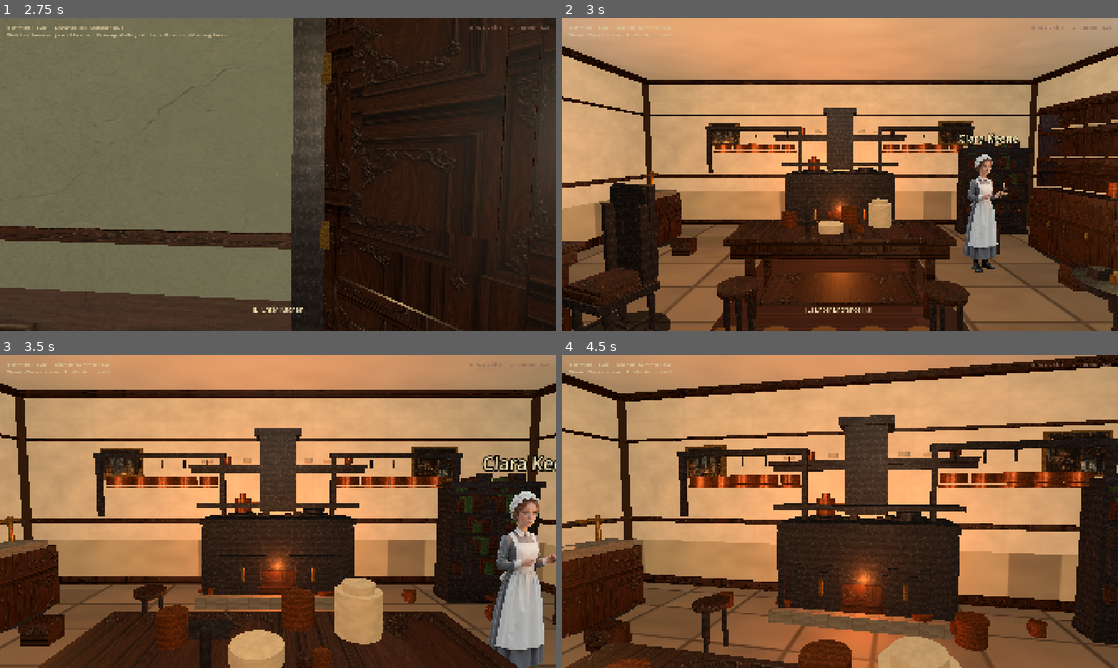
Above: before the commit, frames 1-4 (two rows, left to right).
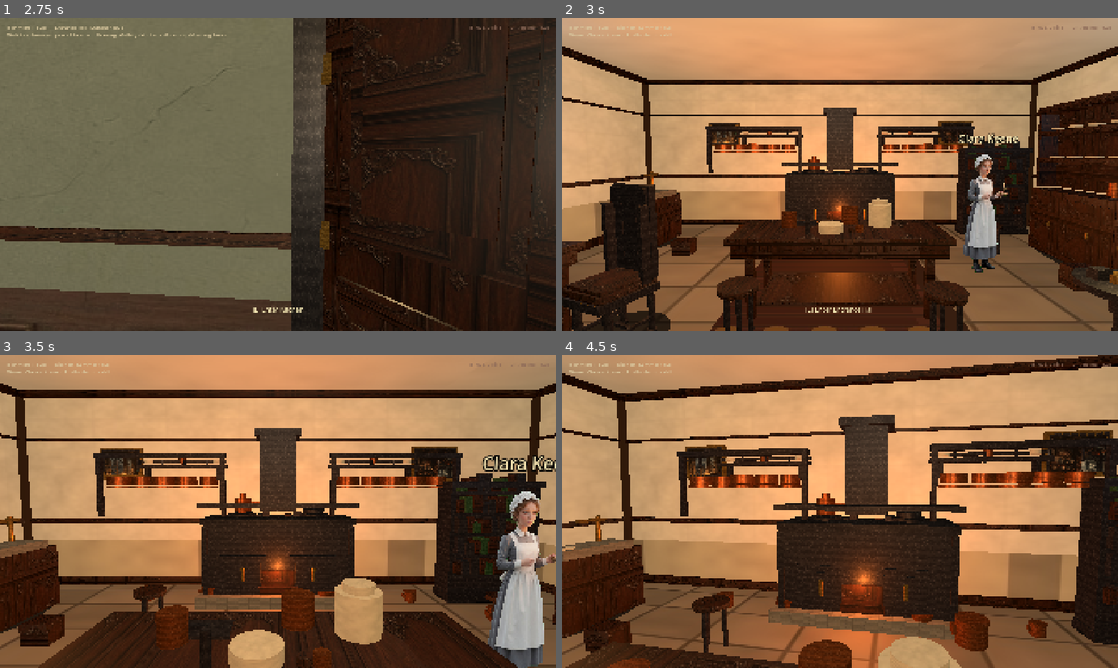
Above: after the commit, the same moments.

Repository: drakewing-eng/aetheric-engine
Game: Godot game, scene res://scenes/fps_main.tscn
Same seed, same stepped clock (60 frames per second), same inputs: the game is played once before the commit and once after it.
Inputs (mouse positions are in pixels of both pictures, inside the frame that each line leads up to):
- Up to frame 1 (2.75 s): tap Enter at 0.5 s; move the mouse to (305, 174) at 0.52 s; hold E (interact) 0.53-1.28 s; hold W (move_forward) from 0.53 s (still down); click (305, 174) at 0.67 s; move the mouse to (250, 174) at 1.27 s; tap E (interact) at 1.35, 2 s; move the mouse to (289, 168) at 2.02 s; hold E (interact) from 2.03 s (still down)
- Up to frame 2 (3 s): keep holding W (move_forward); move the mouse to (834, 180) at 2.77 s; release E (interact) at 2.78 s; tap E (interact) at 2.85 s; click (834, 180) at 2.92 s
- Up to frame 3 (3.5 s): keep holding W (move_forward)
- Up to frame 4 (4.5 s): keep holding W (move_forward); move the mouse to (878, 514) at 3.52 s; hold E (interact) 3.53-4.28 s; tap Enter at 4.25 s; move the mouse to (795, 508) at 4.27 s; tap E (interact) at 4.35 s

Frame 1 is identical in both runs. In frame 2, 0.6% of the frame differs, in the area x 31-69%, y 35-41%; in frame 3, 1.1%; in frame 4, 3.2%, in the area x 0-100%, y 0-100%.

Commit message:
visual loop 18: fix hall shelf across door, conservatory corner plants, shelf brackets

Diff:
--- a/aetheric-engine-godot/scripts/fps_props.gd
+++ b/aetheric-engine-godot/scripts/fps_props.gd
@@ -555,23 +555,25 @@
 
 
 static func _make_wall_shelf(prop: Dictionary) -> Node3D:
-	## Long mid-wall plate shelf — breaks empty plaster expanse (kitchen/service rooms).
+	## Long mid-wall plate shelf — breaks empty plaster (keep clear of door openings).
 	var root := Node3D.new()
 	root.name = "WallShelf"
 	var width: float = float(prop.get("width", 2.4))
 	var y: float = float(prop.get("shelf_y", 1.85))
-	_add_box(root, Vector3(0, y, 0), Vector3(width, 0.06, 0.18), MAHOGANY, true, 0.5)
-	_add_box(root, Vector3(0, y - 0.04, -0.06), Vector3(width, 0.12, 0.04), MAHOGANY_DARK, false, 0.5)
-	# Plates / jars along shelf
-	var n := int(clampf(width / 0.35, 4.0, 10.0))
+	# Bracketed shelf: main board + two supports + back rail
+	_add_box(root, Vector3(0, y, 0.04), Vector3(width, 0.05, 0.16), MAHOGANY, true, 0.5)
+	_add_box(root, Vector3(0, y + 0.08, -0.02), Vector3(width * 0.98, 0.04, 0.04), MAHOGANY_DARK, false, 0.5)
+	for sx in [-width * 0.4, width * 0.4]:
+		_add_box(root, Vector3(sx, y - 0.12, 0.0), Vector3(0.05, 0.2, 0.12), MAHOGANY_DARK, false, 0.5)
+	var n := int(clampf(width / 0.38, 3.0, 8.0))
 	for i in n:
-		var x := -width * 0.4 + float(i) * (width * 0.8 / float(maxi(n - 1, 1)))
+		var x := -width * 0.38 + float(i) * (width * 0.76 / float(maxi(n - 1, 1)))
 		if i % 3 == 0:
-			_add_cylinder(root, Vector3(x, y + 0.08, 0.02), 0.08, 0.04, CREAM, false, 0.7)
+			_add_cylinder(root, Vector3(x, y + 0.07, 0.04), 0.07, 0.035, CREAM, false, 0.7)
 		elif i % 3 == 1:
-			_add_cylinder(root, Vector3(x, y + 0.1, 0.02), 0.06, 0.12, COPPER, false, 0.35, true)
+			_add_cylinder(root, Vector3(x, y + 0.09, 0.04), 0.055, 0.1, COPPER, false, 0.35, true)
 		else:
-			_add_cylinder(root, Vector3(x, y + 0.09, 0.02), 0.07, 0.06, Color(0.75, 0.72, 0.65), false, 0.65)
+			_add_cylinder(root, Vector3(x, y + 0.08, 0.04), 0.06, 0.05, Color(0.72, 0.68, 0.6), false, 0.65)
 	return root
 
 
--- a/aetheric-engine-godot/scripts/fps_rooms.gd
+++ b/aetheric-engine-godot/scripts/fps_rooms.gd
@@ -215,7 +215,10 @@
 				"texture": "res://assets/props/plants/plant_palm.png", "width": 0.9, "height": 1.1},
 			{"kind": "side_table", "pos": [5.0, 0.0, 2.5], "yaw": -25.0},
 			{"kind": "chair", "pos": [-3.5, 0.0, 2.0], "yaw": 40.0, "fabric": Color(0.32, 0.2, 0.14)},
-			{"kind": "wall_shelf", "pos": [0.0, 0.0, -4.7], "yaw": 0.0, "width": 3.2, "shelf_y": 1.9},
+			# Side-wall shelves only (never span doorway)
+			{"kind": "wall_shelf", "pos": [-3.5, 0.0, -4.7], "yaw": 0.0, "width": 2.0, "shelf_y": 1.9},
+			{"kind": "wall_shelf", "pos": [3.5, 0.0, -4.7], "yaw": 0.0, "width": 2.0, "shelf_y": 1.9},
+			{"kind": "wall_shelf", "pos": [6.5, 0.0, 0.0], "yaw": -90.0, "width": 2.4, "shelf_y": 1.95},
 		],
 		"doors": [
 			{
@@ -602,6 +605,20 @@
 				"texture": "res://assets/props/plants/plant_palm.png", "width": 0.7, "height": 1.0},
 			{"kind": "plant", "pos": [-3.5, 0.0, 2.4], "scale": 0.9,
 				"texture": "res://assets/props/plants/plant_palm.png", "width": 0.75, "height": 1.05},
+			# Corner fill — solid wall panels still read empty without dense pots
+			{"kind": "plant", "pos": [-0.8, 0.0, -3.4], "scale": 1.0,
+				"texture": "res://assets/props/plants/plant_palm.png", "width": 0.95, "height": 1.2},
+			{"kind": "plant", "pos": [0.8, 0.0, -3.4], "scale": 0.95,
+				"texture": "res://assets/props/plants/plant_palm.png", "width": 0.9, "height": 1.15},
+			{"kind": "plant", "pos": [-3.8, 0.0, -2.8], "scale": 1.05,
+				"texture": "res://assets/props/plants/plant_palm.png", "width": 0.95, "height": 1.25},
+			{"kind": "plant", "pos": [3.8, 0.0, -2.8], "scale": 1.05,
+				"texture": "res://assets/props/plants/plant_palm.png", "width": 0.95, "height": 1.25},
+			{"kind": "plant", "pos": [-3.8, 0.0, -1.5], "scale": 0.9,
+				"texture": "res://assets/props/plants/plant_palm.png", "width": 0.85, "height": 1.1},
+			{"kind": "plant", "pos": [3.8, 0.0, -1.5], "scale": 0.9,
+				"texture": "res://assets/props/plants/plant_palm.png", "width": 0.85, "height": 1.1},
+			{"kind": "copper_pot", "pos": [0.0, 0.0, -3.2], "scale": 0.85},
 			{
 				"kind": "rug",
 				"pos": [0.0, 0.0, 0.5],
@@ -692,8 +709,9 @@
 			},
 			{"kind": "bookshelf", "pos": [3.5, 0.0, -2.5], "yaw": -90.0, "width": 1.2, "height": 1.6},
 			{"kind": "stool", "pos": [1.5, 0.0, 2.2], "yaw": -30.0},
-			# Continuous plate rails break blank upper plaster
-			{"kind": "wall_shelf", "pos": [0.0, 0.0, 3.5], "yaw": 180.0, "width": 2.8, "shelf_y": 2.05},
+			# Plate rails on sides only (north has pot racks + range)
+			{"kind": "wall_shelf", "pos": [-1.5, 0.0, 3.5], "yaw": 180.0, "width": 1.4, "shelf_y": 2.05},
+			{"kind": "wall_shelf", "pos": [1.5, 0.0, 3.5], "yaw": 180.0, "width": 1.4, "shelf_y": 2.05},
 			{"kind": "wall_shelf", "pos": [-3.9, 0.0, 0.0], "yaw": 90.0, "width": 2.2, "shelf_y": 2.0},
 			{"kind": "wall_shelf", "pos": [3.9, 0.0, -0.5], "yaw": -90.0, "width": 2.0, "shelf_y": 2.0},
 		],
